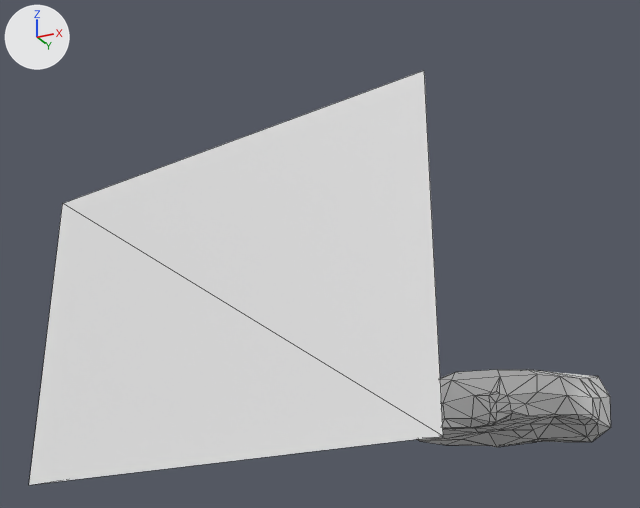
Renders of the Blender file lavarace.blend from each side of a commit.
Camera for both pictures: a 50 mm camera at (74.0, -271.0, -55.0) aimed at (-49.0, -23.0, 56.0). The axes (+X, +Y, +Z) are drawn at upper left. The lights are the same throughout. Mesh edges are drawn as thin lines.
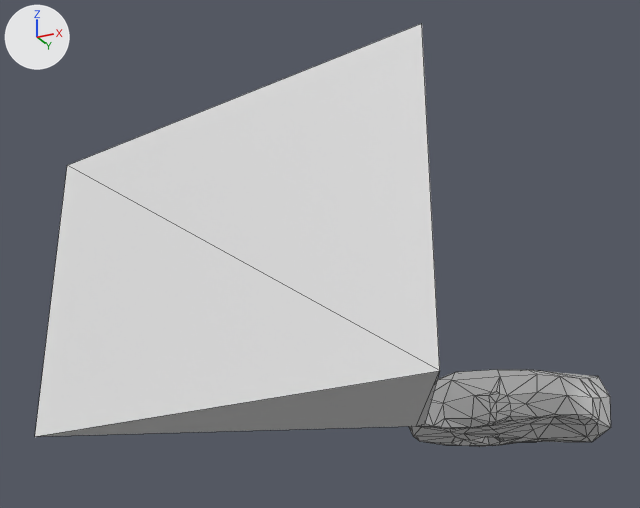
Pixel boxes [x1, y1, x2, y2] of what changed, in the pictures (640 x 508 px; the box of a moved part takes in the faces that stretch with it):
'Plane', reshaped
    before: [29, 71, 611, 485]
    after: [35, 24, 611, 447]
part 1 of me_plane_001, moved or reshaped
    before: [29, 71, 443, 485]
    after: [35, 24, 440, 437]
part 2 of me_plane_001, built on
    before: [417, 404, 554, 447]
    after: [413, 404, 554, 447]

The change in detail:
me_plane_001 is used by ob_plane; location (0.0, 0.0, 0.0).
Verts and faces of me_plane_001; kept vertices keep their numbers, new ones are numbered from 143.
Before the commit, vertices of me_plane_001: 0 (-125.0, -66.0, -20.0) at pixel (28, 485), 15 (12.0, -87.0, -20.0) at pixel (443, 436), 112 (-125.0, -66.0, 72.0) at pixel (62, 203), 113 (12.0, -87.0, 73.0) at pixel (424, 70).
me_plane_001 had 143 vertices, 266 faces and spanned x -125.0..29.0, y -87.0..62.0, z -20.0..73.0.
me_plane_001 now has 165 vertices, 302 faces and spans x -125.0..29.0, y -87.0..62.0, z -6.0..87.0.
Part 1, on me_plane_001:
Vertices 0, 15, 113 move by (0.0, 0.0, 14.0).
Vertex 112 moves to (-125.0, -66.0, 87.0), pixel (67, 165).
Part 2, on me_plane_001:
7 vertices are removed from x -26.0..-1.0, y 13.0..45.0, z 0.0..2.0.
28 faces are deleted.
10 vertices move from x -12.0..10.0, y 1.0..58.0, z -1.0..13.0 to x -17.0..11.0, y 1.0..60.0, z 0.0..13.0.
29 vertices are added at x -26.0..-5.0, y 18.0..45.0, z -1.0..5.0.
3 new faces join them, mat_rock_hl (white #e7e7e7).
9 new faces join them, mat_road (white #e7e7e7).
7 new faces join them, mat_rock_pl (white #e7e7e7).
45 new faces join them, mat_rock_ul (white #e7e7e7).
